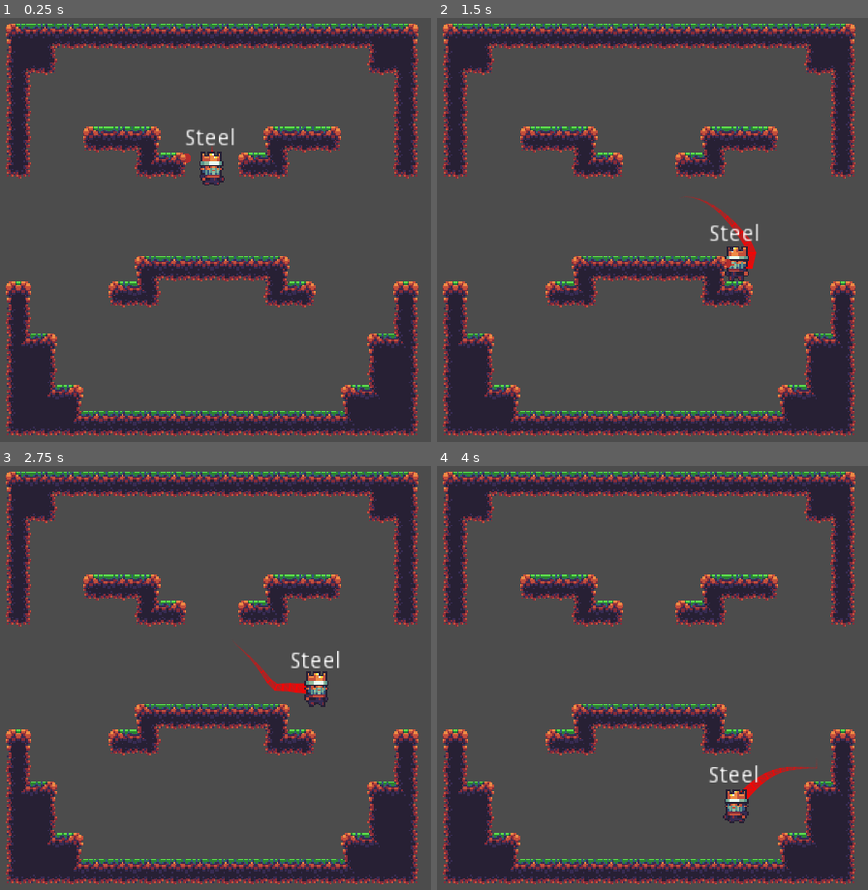
Above: before the commit, frames 1-4 (two rows, left to right).
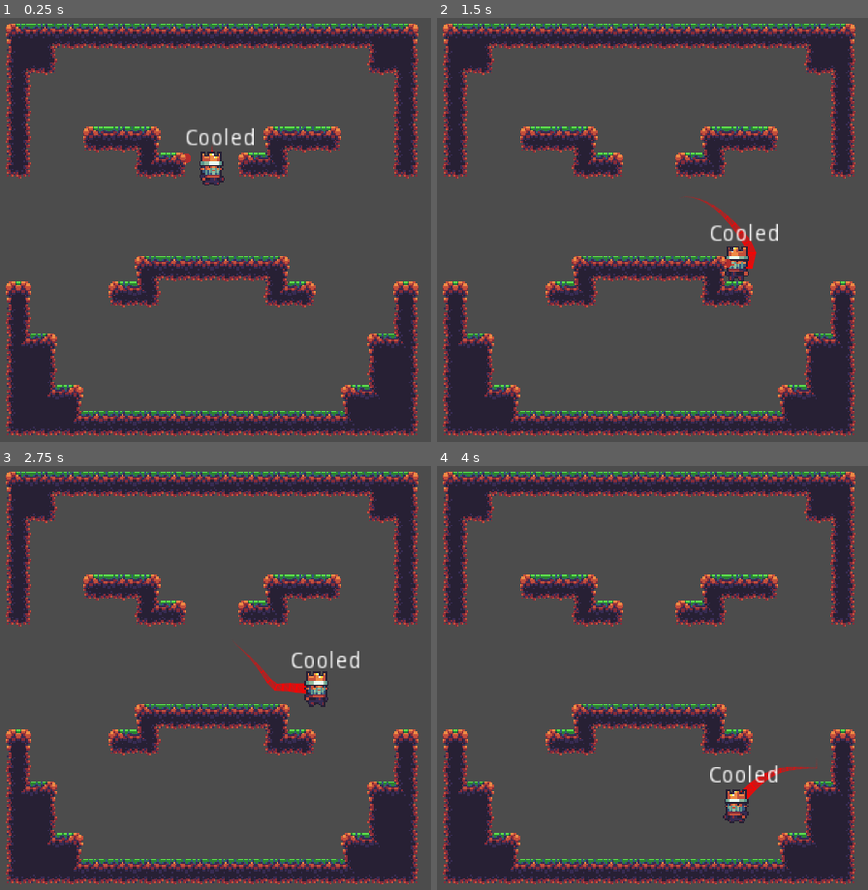
Above: after the commit, the same moments.

Repository: SortexGuy/Mistborn2D-Platformer-Prototype
Game: Godot game, scene res://src/scenes/prueba.tscn
The game is run twice, just before and just after one commit, with the same random seed, the same clock (stepped at 60 frames per second) and the same inputs. The project has no main scene, so this scene is started directly.
Inputs (mouse positions are in pixels of both pictures, inside the frame that each line leads up to):
- Up to frame 1 (0.25 s): no input
- Up to frame 2 (1.5 s): move the mouse to (820, 208) at 0.52 s; hold Right (move_right) 0.53-1.28 s; hold Right mouse button (push_metal, bound only after the commit) 0.53-1.28 s; click (820, 208) at 0.6 s; tap Up (jump) at 0.77, 1.07 s; move the mouse to (493, 251) at 1.27 s; hold Left (move_left) from 1.28 s (still down); right-click (493, 251) at 1.35 s
- Up to frame 3 (2.75 s): tap Up (jump) at 1.52, 1.55, 1.82 s; move the mouse to (288, 580) at 2.02 s; release Left (move_left) at 2.03 s; hold Right (move_right) from 2.03 s (still down); hold Up (jump) from 2.03 s (still down); click (288, 580) at 2.3 s
- Up to frame 4 (4 s): move the mouse to (609, 767) at 2.77 s; release Up (jump) at 2.78 s; click (609, 767) at 2.85 s; tap Up (jump) at 3.02, 3.32, 3.77, 3.8 s; right-click (609, 767) at 3.05 s; move the mouse to (outside the picture) at 3.52 s; release Right (move_right) at 3.53 s; hold Left (move_left) from 3.53 s (still down); hold Right mouse button (push_metal, bound only after the commit) from 3.53 s (still down)

The runs differ from the first frame. In frame 1, 0.3% of the frame differs, in the area x 43-59%, y 25-31%; in frame 2, 0.3%, in the area x 63-80%, y 48-53%; in frame 3, 0.3%; in frame 4, 0.3%.

Commit message:
Bases para nuevo sistema de magia
y nuevas maquinas de estado

Diff:
--- a/project.godot
+++ b/project.godot
@@ -19,6 +19,11 @@
 "language": "GDScript",
 "path": "res://src/util/level_map.gd"
 }, {
+"base": "Node",
+"class": "NStateMachine",
+"language": "GDScript",
+"path": "res://src/charas/node_state_machine.gd"
+}, {
 "base": "KinematicBody2D",
 "class": "Player",
 "language": "GDScript",
@@ -30,22 +35,23 @@
 "path": "res://src/charas/player/p_state.gd"
 }, {
 "base": "Node",
+"class": "SStateMachine",
+"language": "GDScript",
+"path": "res://src/charas/simple_state_machine.gd"
+}, {
+"base": "Node",
 "class": "State",
 "language": "GDScript",
 "path": "res://src/charas/state.gd"
-}, {
-"base": "Node",
-"class": "StateMachine",
-"language": "GDScript",
-"path": "res://src/charas/state_machine.gd"
 } ]
 _global_script_class_icons={
 "InputHistory": "",
 "LevelMap": "",
+"NStateMachine": "",
 "Player": "",
 "PlayerState": "",
-"State": "",
-"StateMachine": ""
+"SStateMachine": "",
+"State": ""
 }
 
 [application]
@@ -105,12 +111,17 @@
 "events": [ Object(InputEventMouseButton,"resource_local_to_scene":false,"resource_name":"","device":0,"alt":false,"shi …(212 unchanged characters)…
  ]
 }
-metal_up={
+push_metal={
+"deadzone": 0.5,
+"events": [ Object(InputEventMouseButton,"resource_local_to_scene":false,"resource_name":"","device":0,"alt":false,"shift":false,"control":false,"meta":false,"command":false,"button_mask":0,"position":Vector2( 0, 0 ),"global_position":Vector2( 0, 0 ),"factor":1.0,"button_index":2,"pressed":false,"doubleclick":false,"script":null)
+ ]
+}
+cool_metal={
 "deadzone": 0.5,
 "events": [ Object(InputEventKey,"resource_local_to_scene":false,"resource_name":"","device":0,"alt":false,"shift":false,"control":false,"meta":false,"command":false,"pressed":false,"scancode":81,"unicode":0,"echo":false,"script":null)
  ]
 }
-metal_down={
+burn_metal={
 "deadzone": 0.5,
 "events": [ Object(InputEventKey,"resource_local_to_scene":false,"resource_name":"","device":0,"alt":false,"shift":false,"control":false,"meta":false,"command":false,"pressed":false,"scancode":69,"unicode":0,"echo":false,"script":null)
  ]
--- a/src/charas/state_machine.gd
+++ b/src/charas/node_state_machine.gd
@@ -1,5 +1,5 @@
 extends Node
-class_name StateMachine
+class_name NStateMachine
 
 signal transitioned(state_name)
 
--- /dev/null
+++ b/src/charas/player/ap_states/allomantic_sm.gd
@@ -0,0 +1,31 @@
+extends SStateMachine
+
+onready var player := parent as Player
+
+func _ready() -> void:
+	add_state("cooled")
+	add_state("burning")
+	call_deferred("set_state", states.cooled)
+
+func _state_logic(delta : float) -> void:
+	if state == states.burning:
+		if Input.is_action_pressed("push_metal"):
+			pass
+
+func _get_transition(delta : float) -> int:
+	match state:
+		states.cooled:
+			return 0
+		states.burning:
+			return 0
+		_: return -1
+
+func _enter_state(new_state : int, old_state : int) -> void:
+	match new_state:
+		states.cooled:
+			player.label.text = "Cooled"
+		states.burning:
+			player.label.text = "Burning"
+
+#func _exit_state(old_state, _new_state):
+#	match old_state:
--- a/src/charas/player/ap_states/iron_state.gd
+++ /dev/null
@@ -1,8 +0,0 @@
-extends PlayerState
-
-func enter(_msg : Dictionary = {}) -> void:
-	player.label.text = "Iron"
-
-func _transitions(_delta : float) -> void:
-	if player.current_metal == player.METALS.STEEL:
-		state_machine.transition_to("Steel")
--- a/src/charas/player/ap_states/steel_state.gd
+++ /dev/null
@@ -1,8 +0,0 @@
-extends PlayerState
-
-func enter(_msg : Dictionary = {}) -> void:
-	player.label.text = "Steel"
-
-func _transitions(_delta : float) -> void:
-	if player.current_metal == player.METALS.IRON:
-		state_machine.transition_to("Iron")
--- a/src/charas/player/player.gd
+++ b/src/charas/player/player.gd
@@ -1,7 +1,5 @@
 extends KinematicBody2D
 class_name Player
-
-enum METALS{STEEL, IRON}
 
 onready var cam : Camera2D = $Camera2D
 onready var body : Node2D = $Body
@@ -24,7 +22,6 @@
 var vel : Vector2
 var early_fall : bool = false
 var is_grounded : bool
-var current_metal : int
 var frames_in_air : int = 0
 var gravity : float
 var max_jump_force : float
--- a/src/charas/player/player.tscn
+++ b/src/charas/player/player.tscn
@@ -1,16 +1,15 @@
-[gd_scene load_steps=35 format=2]
+[gd_scene load_steps=34 format=2]
 
 [ext_resource path="res://src/charas/player/player.gd" type="Script" id=1]
 [ext_resource path="res://src/charas/player/p_states/idle_state.gd" type="Script" id=2]
 [ext_resource path="res://src/util/trail.tscn" type="PackedScene" id=3]
 [ext_resource path="res://assets/images/protos/characters.png" type="Texture" id=4]
-[ext_resource path="res://src/charas/state_machine.gd" type="Script" id=5]
+[ext_resource path="res://src/charas/node_state_machine.gd" type="Script" id=5]
 [ext_resource path="res://src/charas/player/p_states/move_state.gd" type="Script" id=6]
 [ext_resource path="res://src/charas/player/p_states/jump_state.gd" type="Script" id=7]
 [ext_resource path="res://src/charas/player/p_states/fall_state.gd" type="Script" id=8]
 [ext_resource path="res://src/charas/player/p_states/dig_state.gd" type="Script" id=9]
-[ext_resource path="res://src/charas/player/ap_states/steel_state.gd" type="Script" id=10]
-[ext_resource path="res://src/charas/player/ap_states/iron_state.gd" type="Script" id=11]
+[ext_resource path="res://src/charas/player/ap_states/allomantic_sm.gd" type="Script" id=10]
 
 [sub_resource type="Gradient" id=1]
 offsets = PoolRealArray( 0, 0.791367, 1 )
@@ -38,47 +37,47 @@
 
 [sub_resource type="AtlasTexture" id=7]
 atlas = ExtResource( 4 )
+region = Rect2( 256, 32, 32, 32 )
+
+[sub_resource type="AtlasTexture" id=8]
+atlas = ExtResource( 4 )
+region = Rect2( 288, 32, 32, 32 )
+
+[sub_resource type="AtlasTexture" id=9]
+atlas = ExtResource( 4 )
+region = Rect2( 128, 32, 32, 32 )
+
+[sub_resource type="AtlasTexture" id=10]
+atlas = ExtResource( 4 )
+region = Rect2( 160, 32, 32, 32 )
+
+[sub_resource type="AtlasTexture" id=11]
+atlas = ExtResource( 4 )
+region = Rect2( 192, 32, 32, 32 )
+
+[sub_resource type="AtlasTexture" id=12]
+atlas = ExtResource( 4 )
+region = Rect2( 224, 32, 32, 32 )
+
+[sub_resource type="AtlasTexture" id=13]
+atlas = ExtResource( 4 )
+region = Rect2( 320, 32, 32, 32 )
+
+[sub_resource type="AtlasTexture" id=14]
+atlas = ExtResource( 4 )
 region = Rect2( 352, 32, 32, 32 )
 
-[sub_resource type="AtlasTexture" id=8]
+[sub_resource type="AtlasTexture" id=15]
+atlas = ExtResource( 4 )
+region = Rect2( 384, 32, 32, 32 )
+
+[sub_resource type="AtlasTexture" id=16]
+atlas = ExtResource( 4 )
+region = Rect2( 352, 32, 32, 32 )
+
+[sub_resource type="AtlasTexture" id=17]
 atlas = ExtResource( 4 )
 region = Rect2( 416, 32, 32, 32 )
-
-[sub_resource type="AtlasTexture" id=9]
-atlas = ExtResource( 4 )
-region = Rect2( 320, 32, 32, 32 )
-
-[sub_resource type="AtlasTexture" id=10]
-atlas = ExtResource( 4 )
-region = Rect2( 352, 32, 32, 32 )
-
-[sub_resource type="AtlasTexture" id=11]
-atlas = ExtResource( 4 )
-region = Rect2( 384, 32, 32, 32 )
-
-[sub_resource type="AtlasTexture" id=12]
-atlas = ExtResource( 4 )
-region = Rect2( 192, 32, 32, 32 )
-
-[sub_resource type="AtlasTexture" id=13]
-atlas = ExtResource( 4 )
-region = Rect2( 224, 32, 32, 32 )
-
-[sub_resource type="AtlasTexture" id=14]
-atlas = ExtResource( 4 )
-region = Rect2( 128, 32, 32, 32 )
-
-[sub_resource type="AtlasTexture" id=15]
-atlas = ExtResource( 4 )
-region = Rect2( 160, 32, 32, 32 )
-
-[sub_resource type="AtlasTexture" id=16]
-atlas = ExtResource( 4 )
-region = Rect2( 256, 32, 32, 32 )
-
-[sub_resource type="AtlasTexture" id=17]
-atlas = ExtResource( 4 )
-region = Rect2( 288, 32, 32, 32 )
 
 [sub_resource type="SpriteFrames" id=18]
 animations = [ {
@@ -92,30 +91,30 @@
 "name": "Idle",
 "speed": 5.0
 }, {
-"frames": [ SubResource( 7 ), SubResource( 7 ), SubResource( 8 ), SubResource( 8 ), SubResource( 7 ) ],
+"frames": [ SubResource( 7 ), SubResource( 8 ), SubResource( 7 ) ],
+"loop": false,
+"name": "Hurt",
+"speed": 6.0
+}, {
+"frames": [ SubResource( 9 ), SubResource( 10 ) ],
+"loop": false,
+"name": "Jump",
+"speed": 10.0
+}, {
+"frames": [ SubResource( 11 ), SubResource( 12 ) ],
+"loop": false,
+"name": "Fall",
+"speed": 10.0
+}, {
+"frames": [ SubResource( 13 ), SubResource( 14 ), SubResource( 15 ) ],
+"loop": false,
+"name": "Slash",
+"speed": 10.0
+}, {
+"frames": [ SubResource( 16 ), SubResource( 16 ), SubResource( 17 ), SubResource( 17 ), SubResource( 16 ) ],
 "loop": false,
 "name": "Punch",
 "speed": 8.0
-}, {
-"frames": [ SubResource( 9 ), SubResource( 10 ), SubResource( 11 ) ],
-"loop": false,
-"name": "Slash",
-"speed": 10.0
-}, {
-"frames": [ SubResource( 12 ), SubResource( 13 ) ],
-"loop": false,
-"name": "Fall",
-"speed": 10.0
-}, {
-"frames": [ SubResource( 14 ), SubResource( 15 ) ],
-"loop": false,
-"name": "Jump",
-"speed": 10.0
-}, {
-"frames": [ SubResource( 16 ), SubResource( 17 ), SubResource( 16 ) ],
-"loop": false,
-"name": "Hurt",
-"speed": 6.0
 } ]
 
 [sub_resource type="VisualShaderNodeColorUniform" id=19]
@@ -250,14 +249,7 @@
 script = ExtResource( 9 )
 
 [node name="AllomanticSM" type="Node" parent="."]
-script = ExtResource( 5 )
-initial_state = NodePath("Steel")
-
-[node name="Steel" type="Node" parent="AllomanticSM"]
 script = ExtResource( 10 )
-
-[node name="Iron" type="Node" parent="AllomanticSM"]
-script = ExtResource( 11 )
 
 [node name="UI" type="Control" parent="."]
 anchor_right = 1.0
@@ -276,3 +268,6 @@
 margin_right = 26.0
 margin_bottom = 7.0
 text = "Steel"
+__meta__ = {
+"_edit_use_anchors_": false
+}
--- a/src/charas/player/player_sm.gd
+++ /dev/null
@@ -1,70 +0,0 @@
-#extends StateMachine
-
-onready var player : Player = get_parent() as Player
-
-func _ready() -> void:
-	add_state("idle")
-	add_state("move")
-	add_state("jump")
-	add_state("fall")
-	add_state("dig")
-	call_deferred("set_state", states.idle)
-
-func _state_logic(_delta : float) -> void:
-	player.input_his.update()
-#	player.dig_ray.look_at(player.get_global_mouse_position())
-	player.is_grounded = player._check_grounded()
-	player.snap = Vector2.DOWN if player.is_grounded else Vector2.ZERO
-
-	if Input.is_action_just_pressed("dig"):
-		player.dig()
-
-	player.update_movement() # Move the player
-	if not player.is_grounded: player.apply_gravity(_delta)
-	player.move() # Set normal vel
-
-func _get_transition(_delta : float) -> int:
-	match state:
-		states.idle:
-			# On idle state
-			if player.check_jump():
-				return states.jump
-			elif (not player.is_grounded and player.vel.y > .0):
-				player.early_fall = player.check_fall()
-				return states.fall
-			elif player.input_his.current[0].x != .0:
-				return states.move
-		states.move:
-			# On move state
-			if player.check_jump():
-				return states.jump
-			elif (not player.is_grounded and player.vel.y > .0):
-				player.early_fall = player.check_fall()
-				return states.fall
-			elif player.input_his.current[0].x == .0:
-				return states.idle
-		states.jump:
-			if player.vel.y >= .0 or player.check_fall():
-				player.early_fall = player.check_fall()
-				return states.fall
-			elif player.is_grounded and is_equal_approx(player.vel.y, .0):
-				if player.input_his.current[0].x != .0:
-					return states.move
-				elif player.input_his.current[0].x == .0:
-					return states.idle
-		states.fall:
-			if player.is_grounded:
-				if player.input_his.current[0].x != .0:
-					return states.move
-				elif player.input_his.current[0].x == .0:
-					return states.idle
-			elif player.check_jump():
-				return states.jump
-	return -1
-
-func _enter_state(new_state : int, _old_state : int) -> void:
-	match new_state:
-		states.jump:
-			player.jump()
-		states.fall:
-			if player.early_fall: player.fall()
--- /dev/null
+++ b/src/charas/simple_state_machine.gd
@@ -0,0 +1,39 @@
+extends Node
+class_name SStateMachine
+
+onready var parent := get_parent()
+
+var state : int = -1 setget set_state
+var previous_state : int = -1
+var states : Dictionary = {}
+
+func _physics_process(delta : float) -> void:
+	if state != -1:
+		_state_logic(delta)
+		var transition := _get_transition(delta)
+		if transition != -1:
+			set_state(transition)
+
+func _state_logic(_delta : float) -> void:
+	pass
+
+func _get_transition(_delta : float) -> int:
+	return -1
+
+func _enter_state(_new_state : int, _old_state : int) -> void:
+	pass
+
+func _exit_state(_old_state : int, _new_state : int) -> void:
+	pass
+
+func set_state(new_state : int) -> void:
+	previous_state = state
+	state = new_state
+
+	if previous_state != -1:
+		_exit_state(previous_state, new_state)
+	if new_state != -1:
+		_enter_state(new_state, previous_state)
+
+func add_state(state_name : String) -> void:
+	states[state_name] = states.size()
--- a/src/charas/state.gd
+++ b/src/charas/state.gd
@@ -1,7 +1,7 @@
 extends Node
 class_name State
 
-var state_machine : StateMachine
+var state_machine : NStateMachine
 
 func handle_input(_event : InputEvent) -> void:
 	pass
